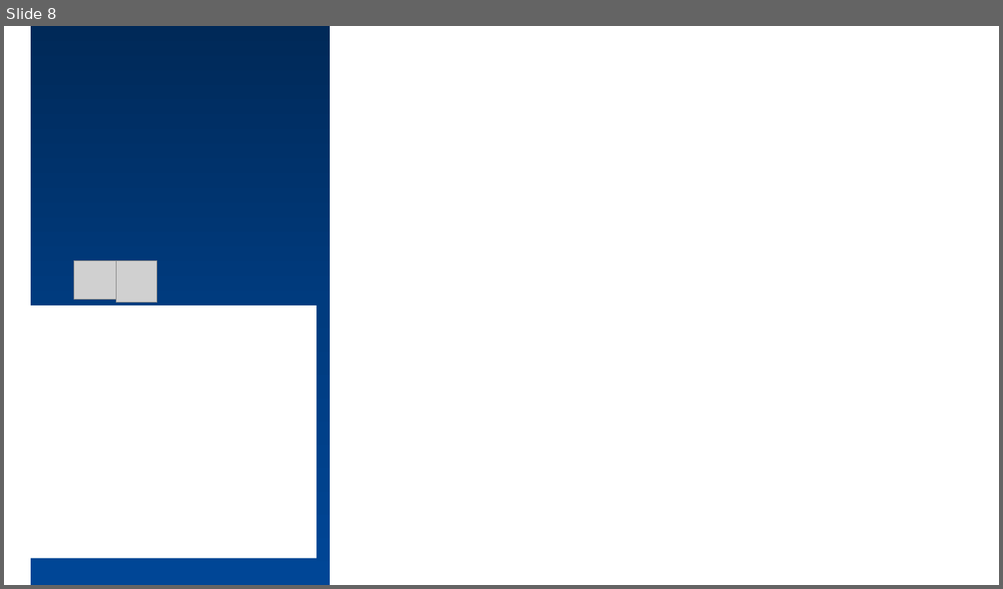
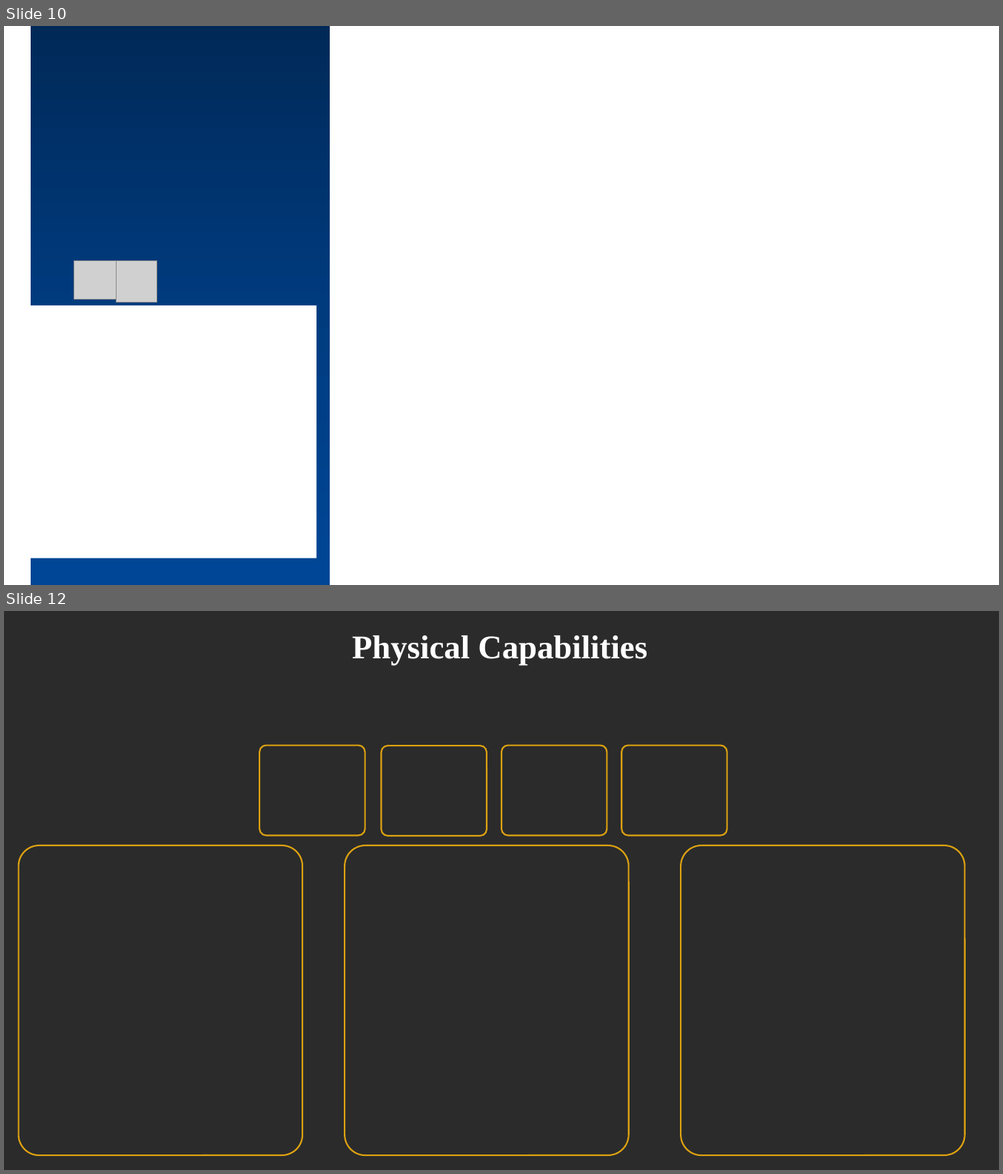
Before and after one commit to Jeffreyjose29/ChelseaFCDataVizathon, a slide deck: Design Brief/ChelseaFC.pptx. Shown one above the other, each under a label of ours: slide 8 before the commit, slides 10 and 12 after it; the slides between them are not shown. The pictures are 1003x589 and 1003x1174 pixels, drawn with LibreOffice and Linux fonts; fonts in the diff are those of the drawing; grey boxes stand for pictures; background and template pictures are left out; a plain dark background stands for a picture behind light text. Boxes give left, top, right and bottom in pixels: in the first picture for what was removed or moved away, otherwise in the second. Text is boxed around its words. In the diff, an @@ line names an element or a change of style, - is before the commit and + after.

```diff
--- a/Design Brief/ChelseaFC.pptx
+++ b/Design Brief/ChelseaFC.pptx
@@ slide 12 added at box(4, 611, 999, 1170), background picture (left out) @@
@@ text added at box(352, 635, 647, 666), 32 pt, text #FFFFFF, bold @@
+Physical Capabilities
@@ rounded rectangle added at box(259, 745, 364, 835), outline #DBA111 1.5 pt @@
@@ rounded rectangle added at box(381, 746, 486, 836), outline #DBA111 1.5 pt @@
@@ rounded rectangle added at box(502, 745, 607, 835), outline #DBA111 1.5 pt @@
@@ rounded rectangle added at box(622, 745, 727, 835), outline #DBA111 1.5 pt @@
@@ rounded rectangle added at box(18, 846, 302, 1156), outline #DBA111 1.5 pt @@
@@ rounded rectangle added at box(345, 846, 629, 1156), outline #DBA111 1.5 pt @@
@@ rounded rectangle added at box(680, 846, 965, 1156), outline #DBA111 1.5 pt @@
@@ what was slide 8 is now slide 10 @@
```
Also in this commit, not shown: 5 other slides added, 1 slide removed, 20 other files.
